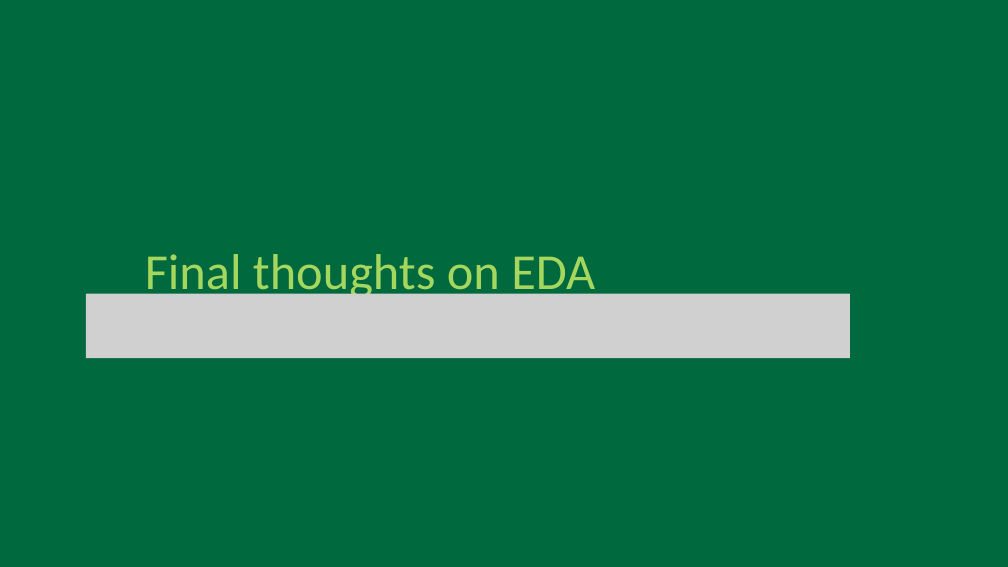
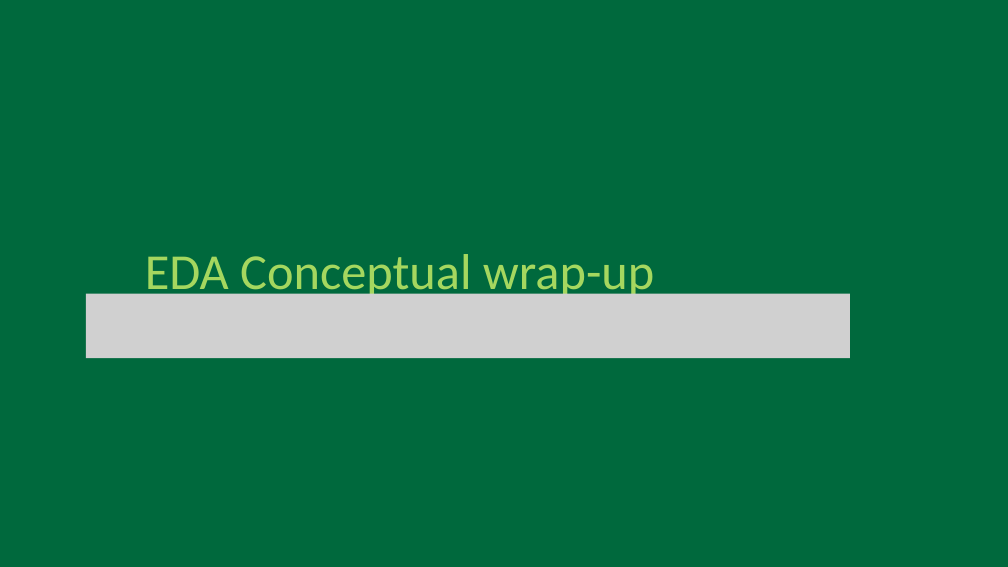
Before and after one commit to Dartmouth-Libraries/r_research-fundamentals_ws, a slide deck: slide 49 of slides/02a_Exploratory-Data-Analysis_EDA.pptx (slide 44 before the commit). Drawn at 1008x567 pixels with LibreOffice and Linux fonts; fonts in the diff are those of the drawing; grey boxes stand for pictures; background and template pictures are left out. Boxes give left, top, right and bottom in pixels: in the first picture for what was removed or moved away, otherwise in the second. Text is boxed around its words. In the diff, an @@ line names an element or a change of style, - is before the commit and + after.

```diff
--- a/slides/02a_Exploratory-Data-Analysis_EDA.pptx
+++ b/slides/02a_Exploratory-Data-Analysis_EDA.pptx
@@ text at bbox=[145, 254, 654, 301]: text changed @@
-Final thoughts on EDA
+EDA Conceptual wrap-up
```
Also in this commit, not shown: 7 other slides changed, 5 slides added.
